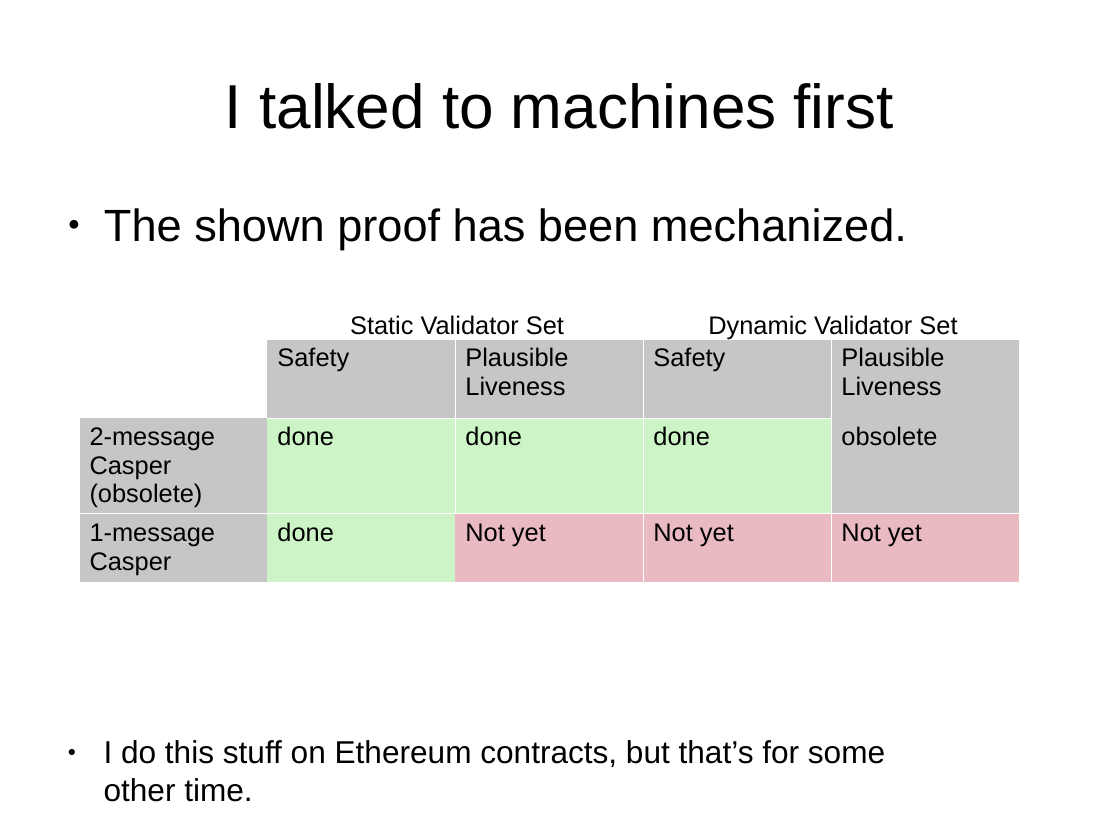
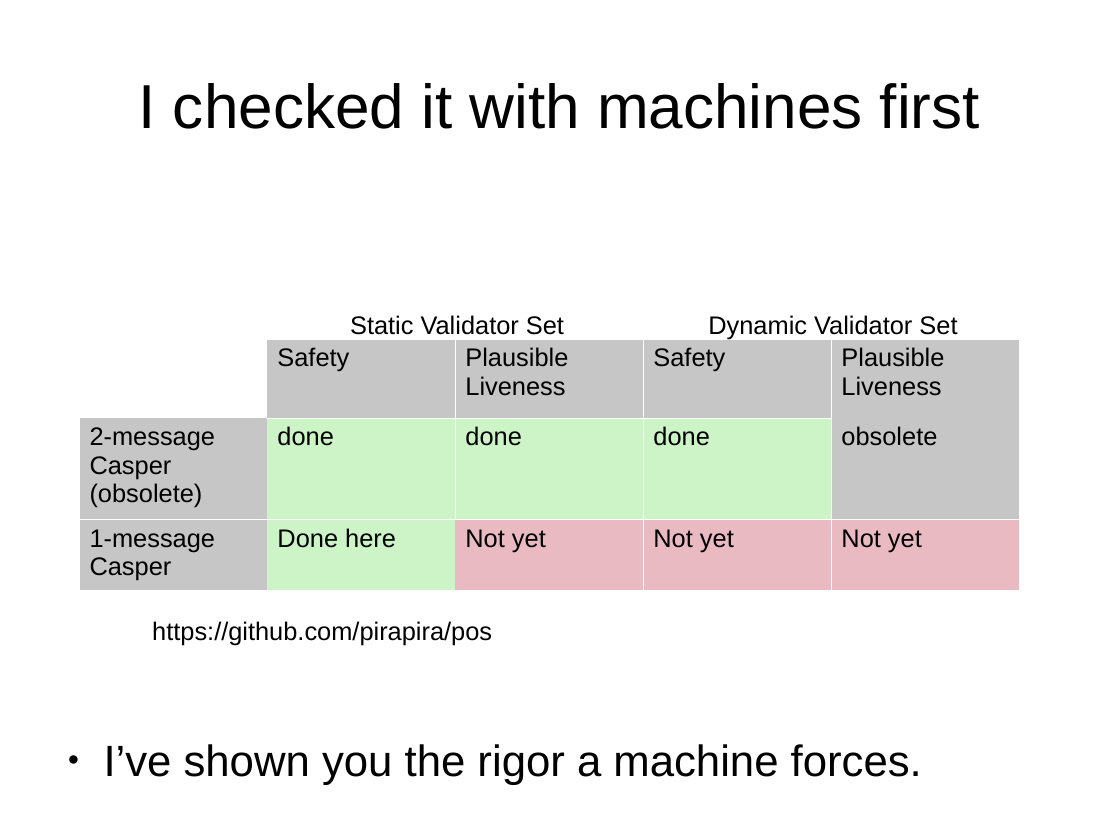
Before and after one commit to palmskog/pos, a slide deck: slide 41 of slide.odp. Drawn at 1120x840 pixels with LibreOffice and Linux fonts; fonts in the diff are those of the drawing. Boxes give left, top, right and bottom in pixels: in the first picture for what was removed or moved away, otherwise in the second. Text is boxed around its words. In the diff, an @@ line names an element or a change of style, - is before the commit and + after.

```diff
--- a/slide.odp
+++ b/slide.odp
@@ title at box(139, 83, 980, 129): text changed @@
-I talked to machines first
+I checked it with machines first
@@ text removed at box(104, 208, 907, 250) @@
-● The shown proof has been mechanized.
@@ table at box(79, 339, 1019, 585) @@
-row 3, column 2: done
+row 3, column 2: Done here
@@ text added at box(152, 621, 492, 645), 18 pt, text #000000 @@
+https://github.com/pirapira/pos
@@ text at box(104, 744, 922, 784): text changed; size 22.4 to 31 pt @@
-● I do this stuff on Ethereum contracts, but that’s for some other time.
+● I’ve shown you the rigor a machine forces.
```
Also in this commit, not shown: 37 other slides changed.
